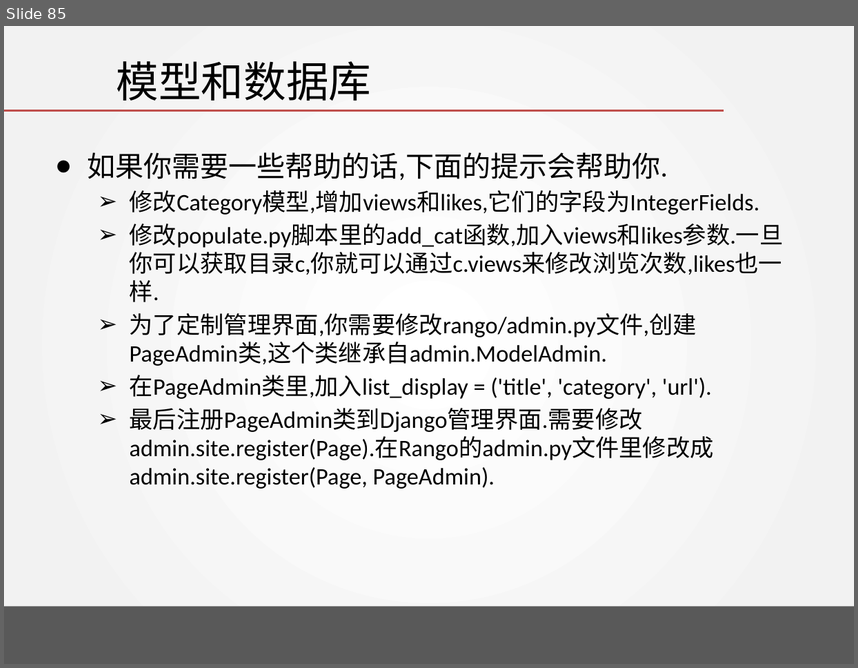
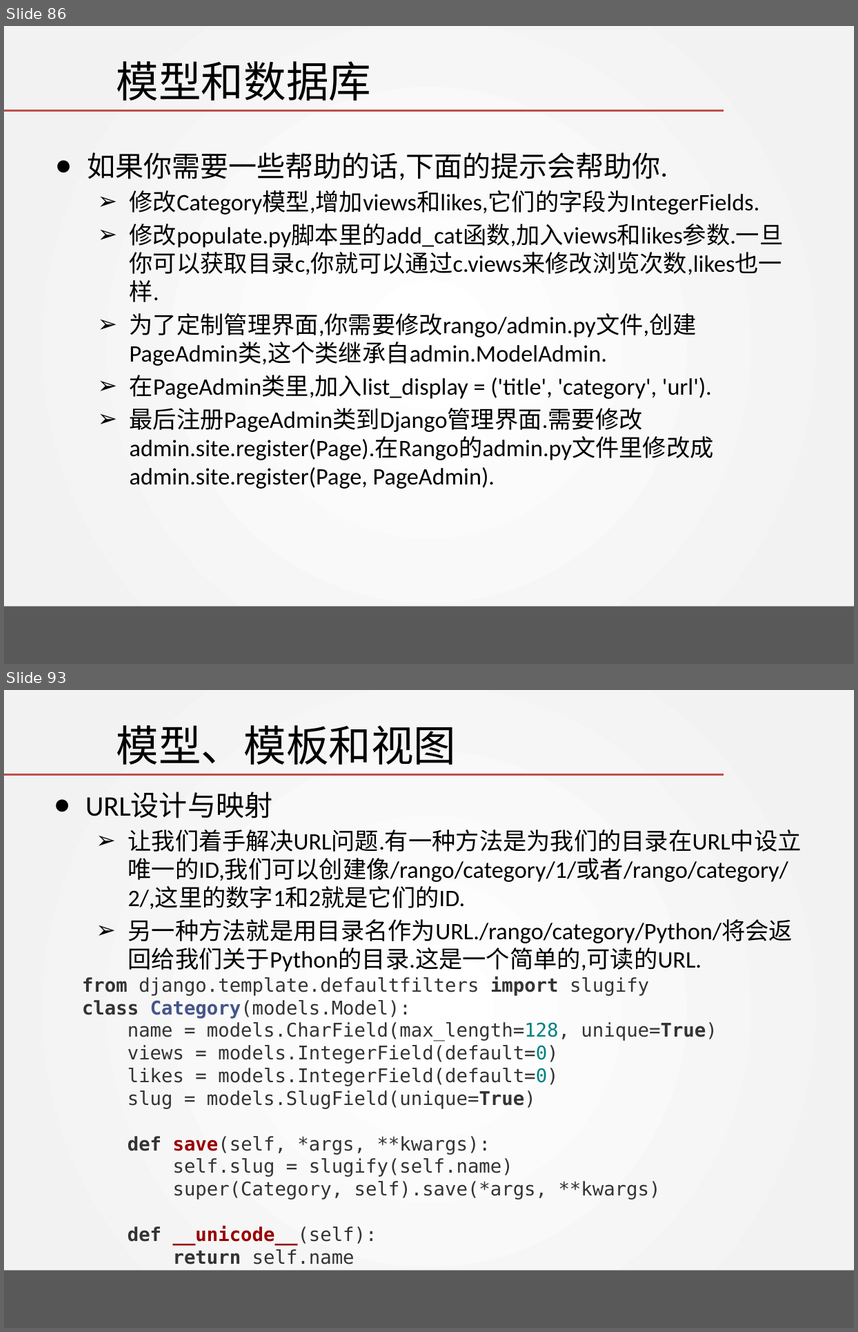
Before and after one commit to wangjin0818/Creative_Experiment, a slide deck: week 04/Tango with Django - I.pptx. Shown one above the other, each under a label of ours: slide 85 before the commit, slides 86 and 93 after it; the slides between them are not shown. The pictures are 858x668 and 858x1332 pixels, drawn with LibreOffice and Linux fonts; fonts in the diff are those of the drawing; background and template pictures are left out. Boxes give left, top, right and bottom in pixels: in the first picture for what was removed or moved away, otherwise in the second. Text is boxed around its words. In the diff, an @@ line names an element or a change of style, - is before the commit and + after.

```diff
--- a/week 04/Tango with Django - I.pptx
+++ b/week 04/Tango with Django - I.pptx
@@ slide 93 added at [4,690,854,1328], background gradient #FFFFFF to #F2F2F2; not listed: 2 template elements that a slide beside it also shows @@
@@ title added at [116,725,457,765], 36 pt, text #000000 @@
+模型、模板和视图
@@ text added at [85,792,802,972], 20 pt, text #000000 @@
+● URL设计与映射
+  ➢ 让我们着手解决URL问题.有一种方法是为我们的目录在URL中设立唯一的ID,我们可以创建像/rango/category/1/或者/rango/category/2/,这里的数字1和2就是它们的ID.
+  ➢ 另一种方法就是用目录名作为URL./rango/category/Python/将会返回给我们关于Python的目录.这是一个简单的,可读的URL.
@@ text added at [82,976,717,1264], 16 pt, text #333333 @@
+from django.template.defaultfilters import slugify
+class Category(models.Model):
+name = models.CharField(max_length=128, unique=True)
+views = models.IntegerField(default=0)
+likes = models.IntegerField(default=0)
+slug = models.SlugField(unique=True)
+def save(self, *args, **kwargs):
+self.slug = slugify(self.name)
+super(Category, self).save(*args, **kwargs)
+def __unicode__(self):
+return self.name
@@ what was slide 85 is now slide 86 @@
```
Also in this commit, not shown: 2 slides changed, 16 other slides added, 2 other files.
